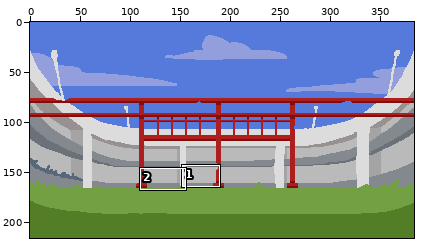
Pixel-art file, stored at workfiles/Background.aseprite. Above: a wide view before the commit, with the close-up outlined.
Close-up. Old version:
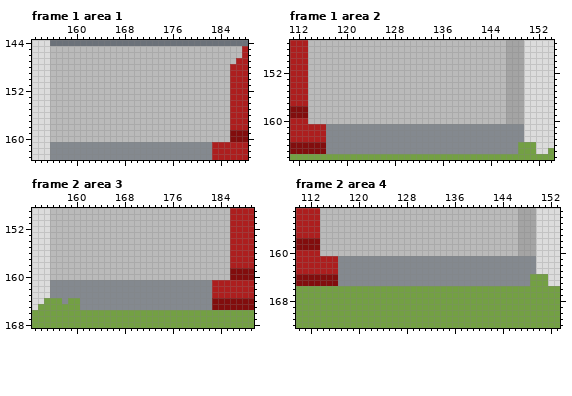
384x216 pixels, 16 frames. Shown: frame 1 area 1: x 153..188, y 144..163; frame 1 area 2: x 111..154, y 147..166; frame 2 area 3: x 153..189, y 149..168; frame 2 area 4: x 110..153, y 153..172. The commit also changed other frames or places, which this record leaves out.
After the commit:
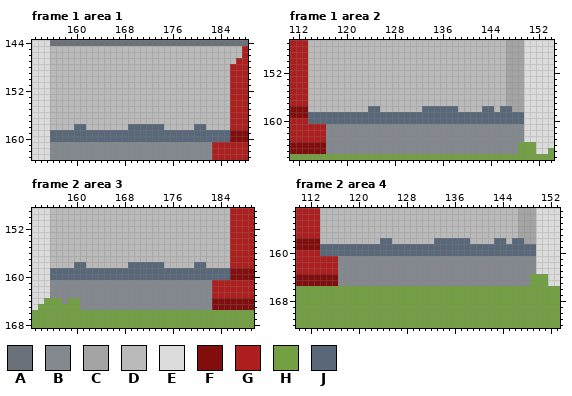
Palette (. is transparent): A #6b7179  B #84898f  C #a4a4a4  D #bababa  E #dcdcdc  F #820d0d  G #ad1e1e  H #73a043  J #596879
What changed:
layer "Sky FX" opacity 91% added
Frame 1 area 1, layer "People":
Colour D gives way to colour J in row 158 at x 160 to 161, 169 to 174 and 180 to 181; in rows 159 to 160 at x 156 to 185.
Frame 1 area 2, layer "People":
Colour C gives way to colour J in row 158 at x 147; in rows 159 to 160 at x 147 to 149.
Colour D gives way to colour J in row 158 at x 124 to 125, 133 to 138, 143 to 144 and 146; in rows 159 to 160 at x 114 to 146.
Frame 2 area 3, layer "People": the same change as frame 1 area 1
Frame 2 area 4, layer "People": the same change as frame 1 area 2
Boxes around the changes in both close-ups, in picture pixels (x1, y1, x2, y2):
changed: (50, 124, 230, 142)
changed: (308, 106, 524, 124)
changed: (50, 262, 230, 280)
changed: (320, 238, 536, 256)
